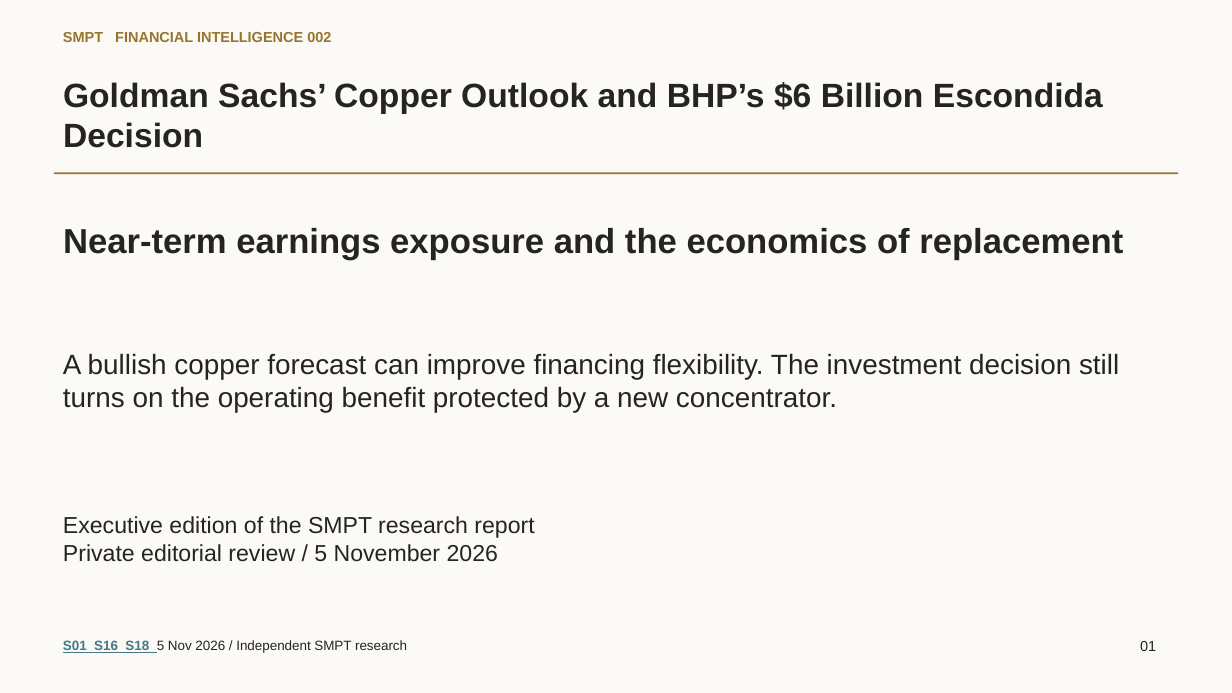
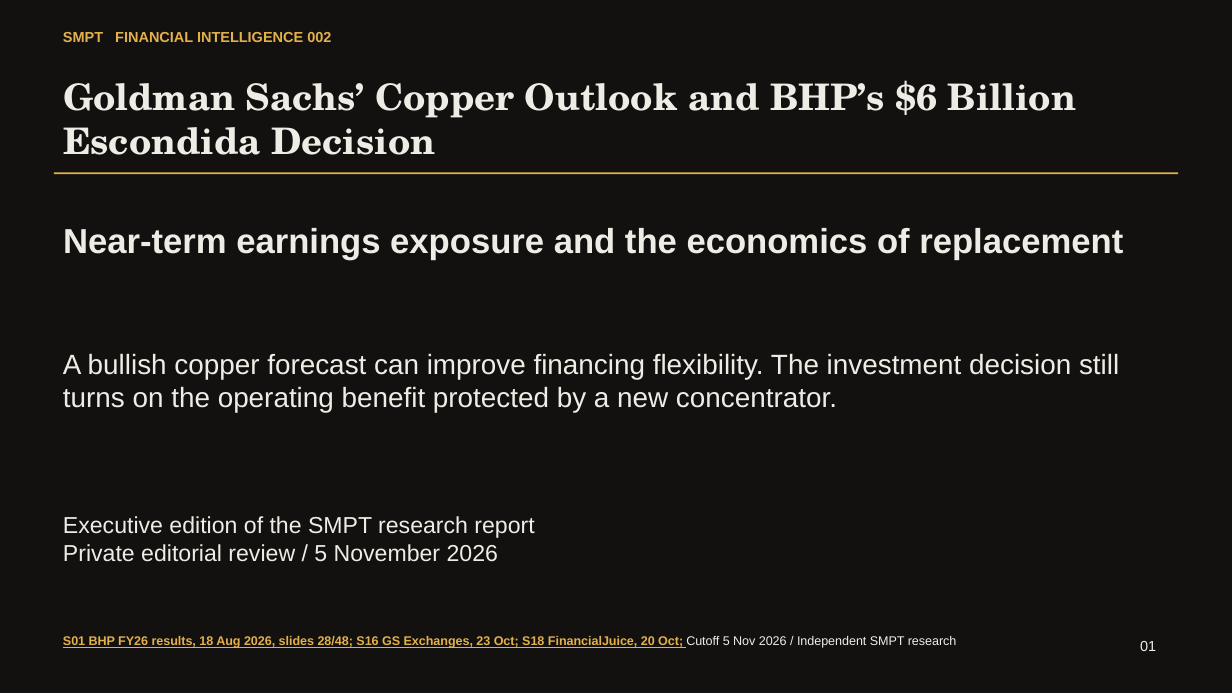
Before and after one commit to VSSpowerlifting/strategic-materials-policy-tracker, a slide deck: slide 1 of docs/research/fi002-bhp-copper/output/SMPT_FI002_BHP_Copper_Strategy_Deck.pptx. Drawn at 1232x693 pixels with LibreOffice and Linux fonts; fonts in the diff are those of the drawing. Boxes give left, top, right and bottom in pixels: in the first picture for what was removed or moved away, otherwise in the second. Text is boxed around its words. In the diff, an @@ line names an element or a change of style, - is before the commit and + after.

Commit message:
docs(fi002): refine research argument and complete expert editorial audit

```diff
--- a/docs/research/fi002-bhp-copper/output/SMPT_FI002_BHP_Copper_Strategy_Deck.pptx
+++ b/docs/research/fi002-bhp-copper/output/SMPT_FI002_BHP_Copper_Strategy_Deck.pptx
@@ background #FBFAF7 to #12110F @@
@@ text "SMPT FINANCIAL INTELLIGENCE 002" at box(63, 32, 331, 42): text colour #98752D to #E3B04B @@
@@ text "Goldman Sachs’ Copper Outlook and ..." at box(63, 80, 1076, 155): size 26.2 to 28.5 pt, font Arial to TeX Gyre Schola, text colour #252421 to #EFECE6 @@
@@ rectangle at box(54, 172, 1178, 174): fill #98752D to #E3B04B @@
@@ text colour #252421 to #EFECE6 in 4 elements at box(1140, 641, 1156, 651), box(63, 228, 1123, 260), box(63, 353, 1119, 412), box(63, 516, 534, 562) @@
@@ text at box(63, 635, 957, 648): text changed; size 10.5 to 9.8 pt; text colour #252421 to #E3B04B; bold on @@
-S01 S16 S18 5 Nov 2026 / Independent SMPT research
+S01 BHP FY26 results, 18 Aug 2026, slides 28/48; S16 GS Exchanges, 23 Oct; S18 FinancialJuice, 20 Oct; Cutoff 5 Nov 2026 / Independent SMPT research
```
Also in this commit, not shown: 11 other slides changed, 23 other files.
